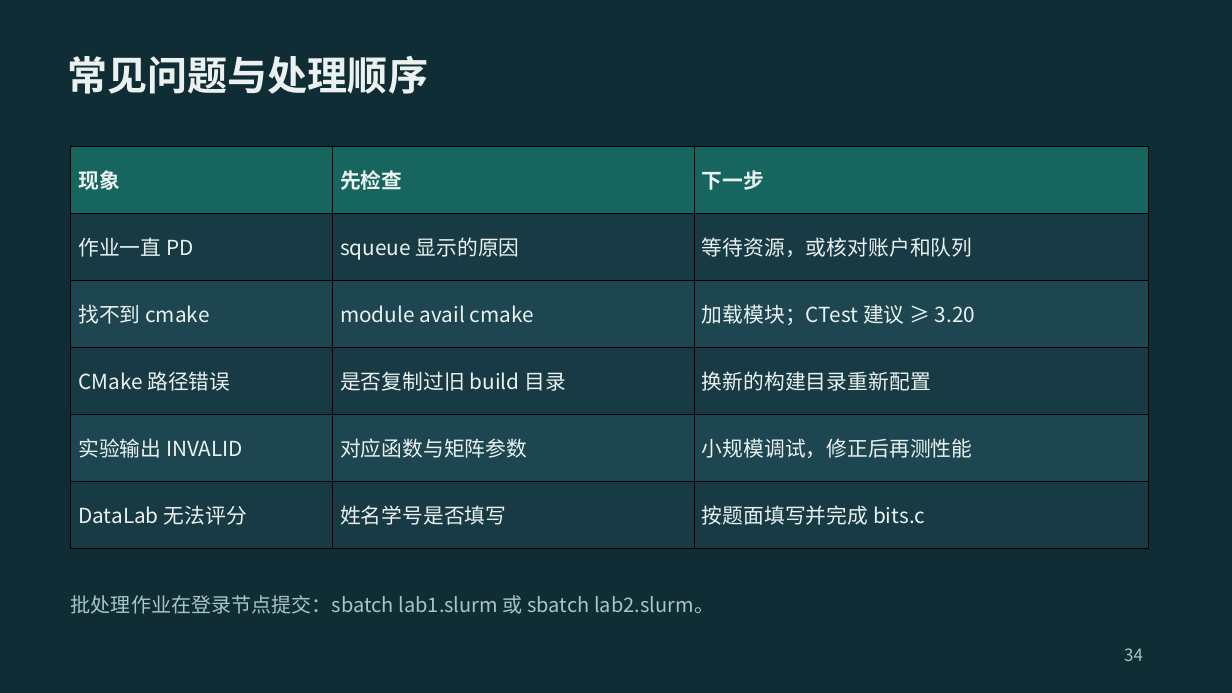
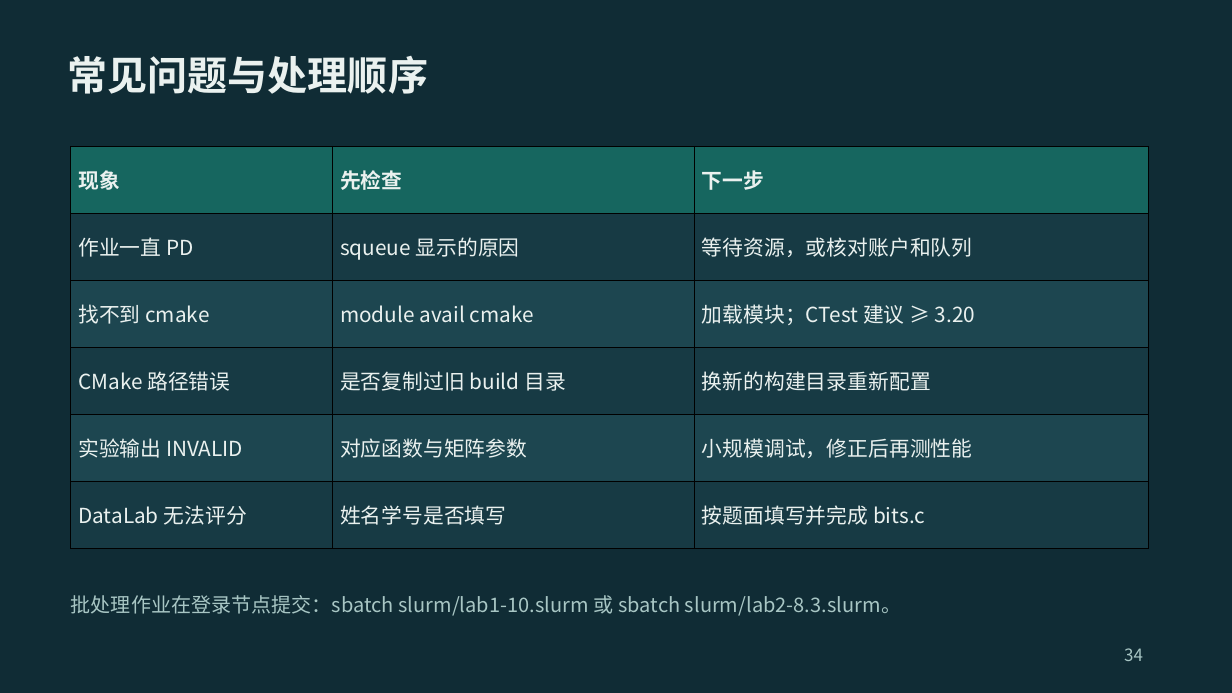
Before and after one commit to 2026-fall-calabs/calabs-2026-fall-starter, a slide deck: slide 34 of docs/交我算平台Lab运行指南-学生版.pptx. Drawn at 1232x693 pixels with LibreOffice and Linux fonts; fonts in the diff are those of the drawing. Boxes give left, top, right and bottom in pixels: in the first picture for what was removed or moved away, otherwise in the second. Text is boxed around its words. In the diff, an @@ line names an element or a change of style, - is before the commit and + after.

Commit message:
refactor: organize Slurm scripts by README section

```diff
--- a/docs/交我算平台Lab运行指南-学生版.pptx
+++ b/docs/交我算平台Lab运行指南-学生版.pptx
@@ text at (71,595,901,616): text changed @@
-批处理作业在登录节点提交：sbatch lab1.slurm 或 sbatch lab2.slurm。
+批处理作业在登录节点提交：sbatch slurm/lab1-10.slurm 或 sbatch slurm/lab2-8.3.slurm。
```
Also in this commit, not shown: 10 other slides changed, 12 other files.
